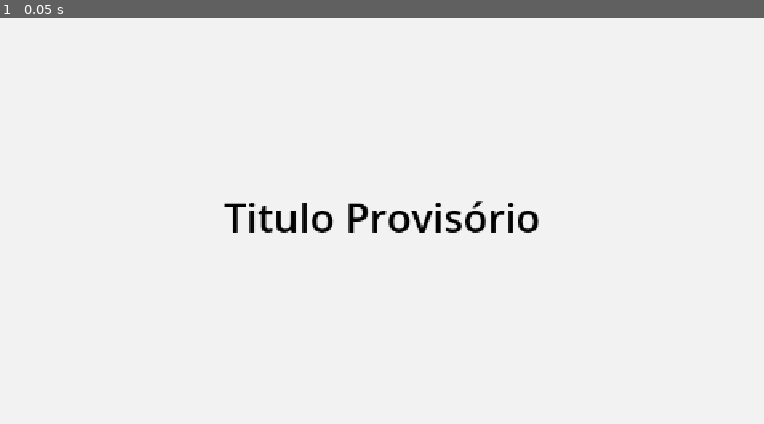
Above: before the commit, frame 1.
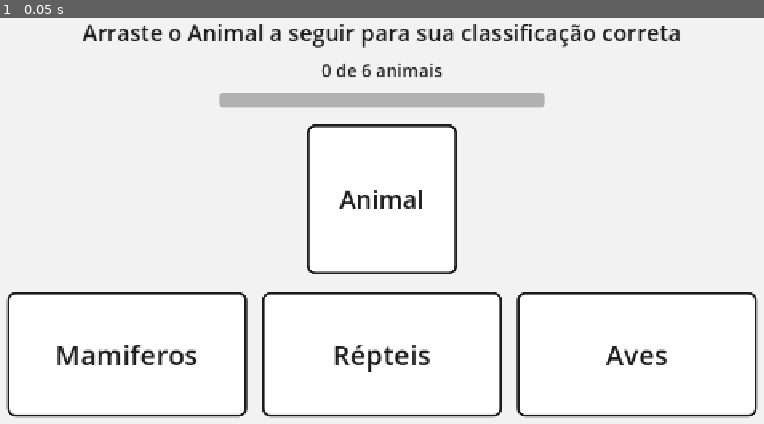
Above: after the commit, the same moment.

Repository: ElTonio313/ProjetoEngSoftUTFPR2026
Game: Godot game, scene res://scenes/phase2/Phase2.tscn
Two runs of this game, one before a commit and one after it. Both use one fixed random seed, a clock stepped at 60 frames per second and the inputs below. This scene is started directly instead of the project's main scene.
Inputs:
- Up to frame 1 (0.05 s): no input

The runs differ from the first frame. In frame 1, 8.3% of the frame differs, in the area x 0-100%, y 1-99%.

Commit message:
Fase 2: layout da interface principal

Diff:
--- a/scenes/phase2/Phase2.tscn
+++ b/scenes/phase2/Phase2.tscn
@@ -1,4 +1,35 @@
 [gd_scene format=3 uid="uid://rw2y4d77tkay"]
+
+[sub_resource type="StyleBoxFlat" id="StyleBoxFlat_7n77a"]
+bg_color = Color(0.101960786, 0.5019608, 0.2, 1)
+corner_radius_top_left = 6
+corner_radius_top_right = 6
+corner_radius_bottom_right = 6
+corner_radius_bottom_left = 6
+
+[sub_resource type="StyleBoxFlat" id="StyleBoxFlat_3ydn5"]
+bg_color = Color(1, 1, 1, 1)
+border_width_left = 4
+border_width_top = 4
+border_width_right = 4
+border_width_bottom = 4
+border_color = Color(0.101960786, 0.101960786, 0.101960786, 1)
+corner_radius_top_left = 12
+corner_radius_top_right = 12
+corner_radius_bottom_right = 12
+corner_radius_bottom_left = 12
+
+[sub_resource type="StyleBoxFlat" id="StyleBoxFlat_byssr"]
+bg_color = Color(1, 1, 1, 1)
+border_width_left = 4
+border_width_top = 4
+border_width_right = 4
+border_width_bottom = 4
+border_color = Color(0.101960786, 0.101960786, 0.101960786, 1)
+corner_radius_top_left = 12
+corner_radius_top_right = 12
+corner_radius_bottom_right = 12
+corner_radius_bottom_left = 12
 
 [node name="Phase2" type="Control" unique_id=106227011]
 layout_mode = 3
@@ -17,17 +48,100 @@
 grow_vertical = 2
 color = Color(0.9490196, 0.9490196, 0.9490196, 1)
 
-[node name="CenterContainer" type="CenterContainer" parent="." unique_id=1561648206]
+[node name="MarginContainer" type="MarginContainer" parent="." unique_id=1882111387]
 layout_mode = 1
 anchors_preset = 15
 anchor_right = 1.0
 anchor_bottom = 1.0
 grow_horizontal = 2
 grow_vertical = 2
+theme_override_constants/margin_left = 40
+theme_override_constants/margin_top = 40
+theme_override_constants/margin_right = 40
+theme_override_constants/margin_bottom = 40
 
-[node name="TitleLabel" type="Label" parent="CenterContainer" unique_id=498861113]
+[node name="MainColumn" type="VBoxContainer" parent="MarginContainer" unique_id=1228698713]
 layout_mode = 2
-theme_override_colors/font_color = Color(0, 0, 0, 1)
-theme_override_font_sizes/font_size = 64
-text = "Titulo Provisório"
+theme_override_constants/separation = 16
+
+[node name="InstructionLabel" type="Label" parent="MarginContainer/MainColumn" unique_id=1032534349]
+layout_mode = 2
+theme_override_colors/font_color = Color(0.101960786, 0.101960786, 0.101960786, 1)
+theme_override_font_sizes/font_size = 36
+text = "Arraste o Animal a seguir para sua classificação correta"
 horizontal_alignment = 1
+autowrap_mode = 2
+
+[node name="ProgressLabel" type="Label" parent="MarginContainer/MainColumn" unique_id=458593463]
+layout_mode = 2
+theme_override_colors/font_color = Color(0.101960786, 0.101960786, 0.101960786, 1)
+theme_override_font_sizes/font_size = 28
+text = "0 de 6 animais"
+horizontal_alignment = 1
+
+[node name="ProgressBar" type="ProgressBar" parent="MarginContainer/MainColumn" unique_id=1314564838]
+custom_minimum_size = Vector2(520, 24)
+layout_mode = 2
+size_flags_horizontal = 4
+theme_override_styles/fill = SubResource("StyleBoxFlat_7n77a")
+max_value = 6.0
+show_percentage = false
+
+[node name="AnimalArea" type="CenterContainer" parent="MarginContainer/MainColumn" unique_id=660172364]
+layout_mode = 2
+size_flags_vertical = 3
+
+[node name="AnimalCard" type="PanelContainer" parent="MarginContainer/MainColumn/AnimalArea" unique_id=2072708005]
+custom_minimum_size = Vector2(240, 240)
+layout_mode = 2
+theme_override_styles/panel = SubResource("StyleBoxFlat_3ydn5")
+
+[node name="NameLabel" type="Label" parent="MarginContainer/MainColumn/AnimalArea/AnimalCard" unique_id=1616085400]
+layout_mode = 2
+theme_override_colors/font_color = Color(0.101960786, 0.101960786, 0.101960786, 1)
+theme_override_font_sizes/font_size = 40
+text = "Animal"
+horizontal_alignment = 1
+
+[node name="ZonesRow" type="HBoxContainer" parent="MarginContainer/MainColumn" unique_id=714026897]
+layout_mode = 2
+theme_override_constants/separation = 24
+
+[node name="MammalsZone" type="PanelContainer" parent="MarginContainer/MainColumn/ZonesRow" unique_id=1495159700]
+custom_minimum_size = Vector2(0, 200)
+layout_mode = 2
+size_flags_horizontal = 3
+theme_override_styles/panel = SubResource("StyleBoxFlat_byssr")
+
+[node name="ZoneLabel" type="Label" parent="MarginContainer/MainColumn/ZonesRow/MammalsZone" unique_id=320665597]
+layout_mode = 2
+theme_override_colors/font_color = Color(0.101960786, 0.101960786, 0.101960786, 1)
+theme_override_font_sizes/font_size = 44
+text = "Mamiferos"
+horizontal_alignment = 1
+
+[node name="ReptileZone" type="PanelContainer" parent="MarginContainer/MainColumn/ZonesRow" unique_id=1658327907]
+custom_minimum_size = Vector2(0, 200)
+layout_mode = 2
+size_flags_horizontal = 3
+theme_override_styles/panel = SubResource("StyleBoxFlat_byssr")
+
+[node name="ZoneLabel" type="Label" parent="MarginContainer/MainColumn/ZonesRow/ReptileZone" unique_id=287910925]
+layout_mode = 2
+theme_override_colors/font_color = Color(0.101960786, 0.101960786, 0.101960786, 1)
+theme_override_font_sizes/font_size = 44
+text = "Répteis"
+horizontal_alignment = 1
+
+[node name="BirdZone" type="PanelContainer" parent="MarginContainer/MainColumn/ZonesRow" unique_id=2101423748]
+custom_minimum_size = Vector2(0, 200)
+layout_mode = 2
+size_flags_horizontal = 3
+theme_override_styles/panel = SubResource("StyleBoxFlat_byssr")
+
+[node name="ZoneLabel" type="Label" parent="MarginContainer/MainColumn/ZonesRow/BirdZone" unique_id=1296486589]
+layout_mode = 2
+theme_override_colors/font_color = Color(0.101960786, 0.101960786, 0.101960786, 1)
+theme_override_font_sizes/font_size = 44
+text = "Aves"
+horizontal_alignment = 1
